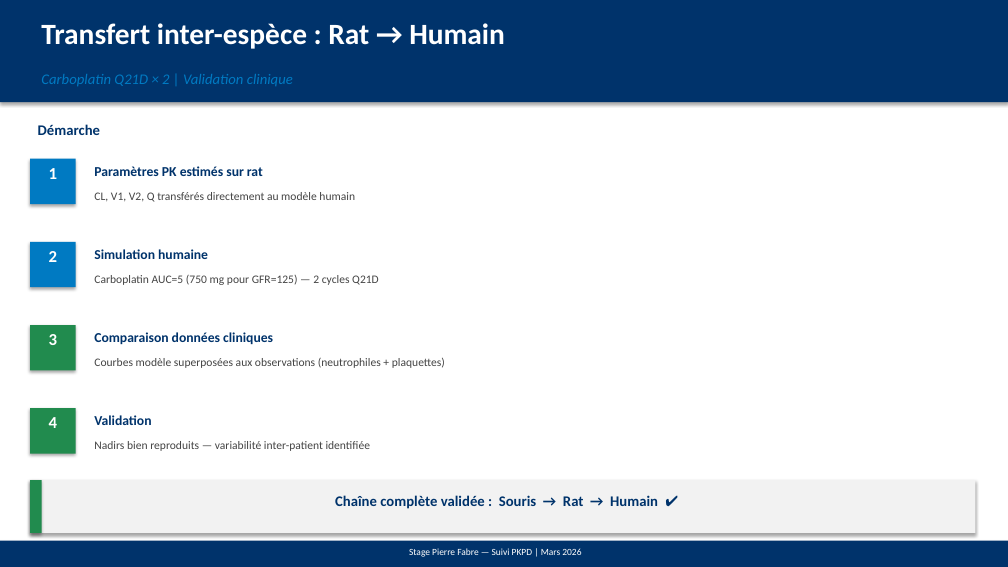
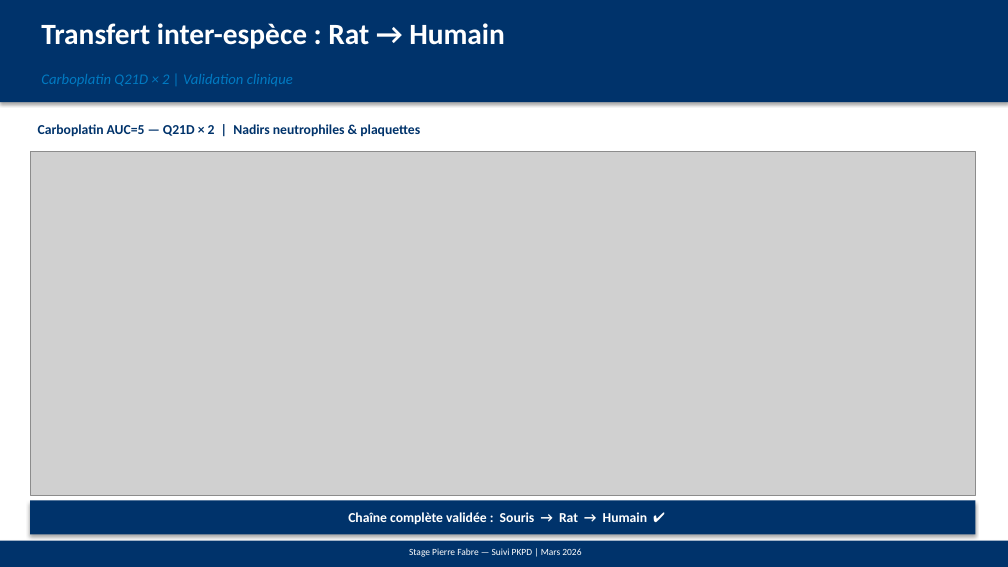
Before and after one commit to omarhss4k/Hema, a slide deck: slide 4 of reunion_point/reunion_prochaine.pptx. Drawn at 1008x567 pixels with LibreOffice and Linux fonts; fonts in the diff are those of the drawing; grey boxes stand for pictures. Boxes give left, top, right and bottom in pixels: in the first picture for what was removed or moved away, otherwise in the second. Text is boxed around its words. In the diff, an @@ line names an element or a change of style, - is before the commit and + after.

```diff
--- a/reunion_point/reunion_prochaine.pptx
+++ b/reunion_point/reunion_prochaine.pptx
@@ text at [38,124,420,136]: text changed; size 14 to 13 pt @@
-Démarche
+Carboplatin AUC=5 — Q21D × 2 | Nadirs neutrophiles & plaquettes
@@ rectangle removed at [30,159,76,204] @@
@@ picture added at [30,151,975,495] @@
@@ text removed at [49,168,57,179] @@
-1
@@ text removed at [94,166,263,176] @@
-Paramètres PK estimés sur rat
@@ text removed at [94,192,355,202] @@
-CL, V1, V2, Q transférés directement au modèle humain
@@ rectangle removed at [30,242,76,287] @@
@@ text removed at [49,251,57,262] @@
-2
@@ text removed at [94,249,208,259] @@
-Simulation humaine
@@ text removed at [94,275,379,285] @@
-Carboplatin AUC=5 (750 mg pour GFR=125) — 2 cycles Q21D
@@ rectangle removed at [30,325,76,371] @@
@@ text removed at [49,334,57,345] @@
-3
@@ text removed at [94,332,273,344] @@
-Comparaison données cliniques
@@ text removed at [94,358,445,368] @@
-Courbes modèle superposées aux observations (neutrophiles + plaquettes)
@@ rectangle removed at [30,408,76,454] @@
@@ text removed at [49,417,57,428] @@
-4
@@ text removed at [94,415,151,425] @@
-Validation
@@ text removed at [94,441,371,451] @@
-Nadirs bien reproduits — variabilité inter-patient identifiée
@@ rectangle: place and size @@
-rectangle at [30,480,975,533]
+rectangle at [30,501,975,535]
@@ rectangle at [30,501,975,535]: fill #F2F2F2 to #00336B @@
@@ rectangle removed at [30,480,42,533] @@
@@ text "Chaîne complète validée : Souris ...": place and size @@
-text "Chaîne complète validée : Souris ..." at [335,495,658,509]
+text "Chaîne complète validée : Souris ..." at [348,512,647,524]
@@ text "Chaîne complète validée : Souris ..." at [348,512,647,524]: size 14 to 13 pt, text colour #00336B to #FFFFFF @@
```
Also in this commit, not shown: 2 other slides changed, 6 other files.
